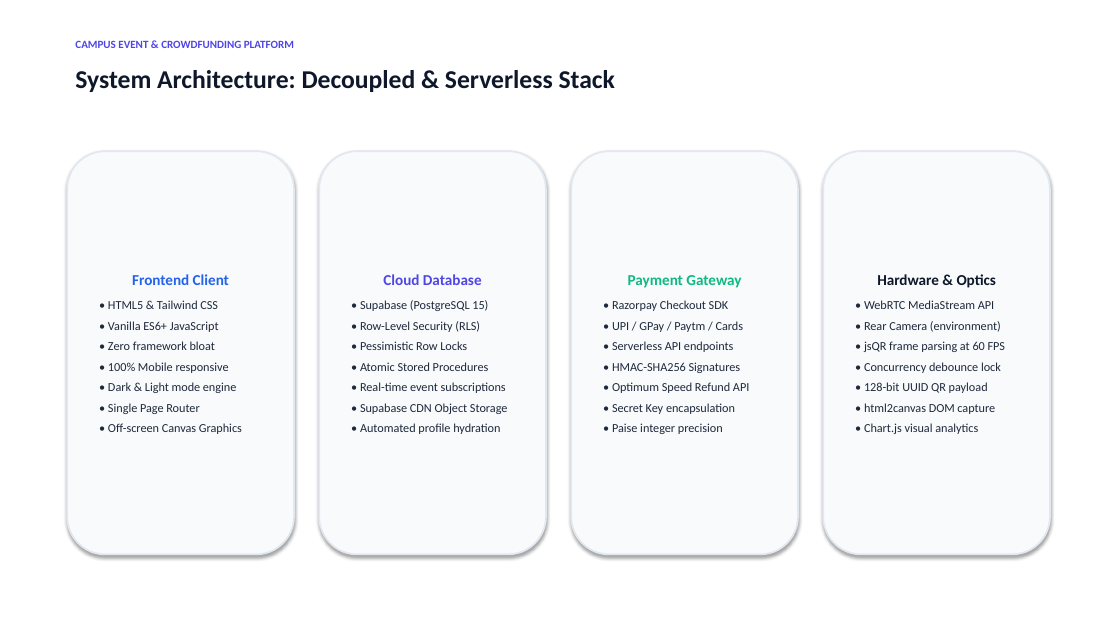
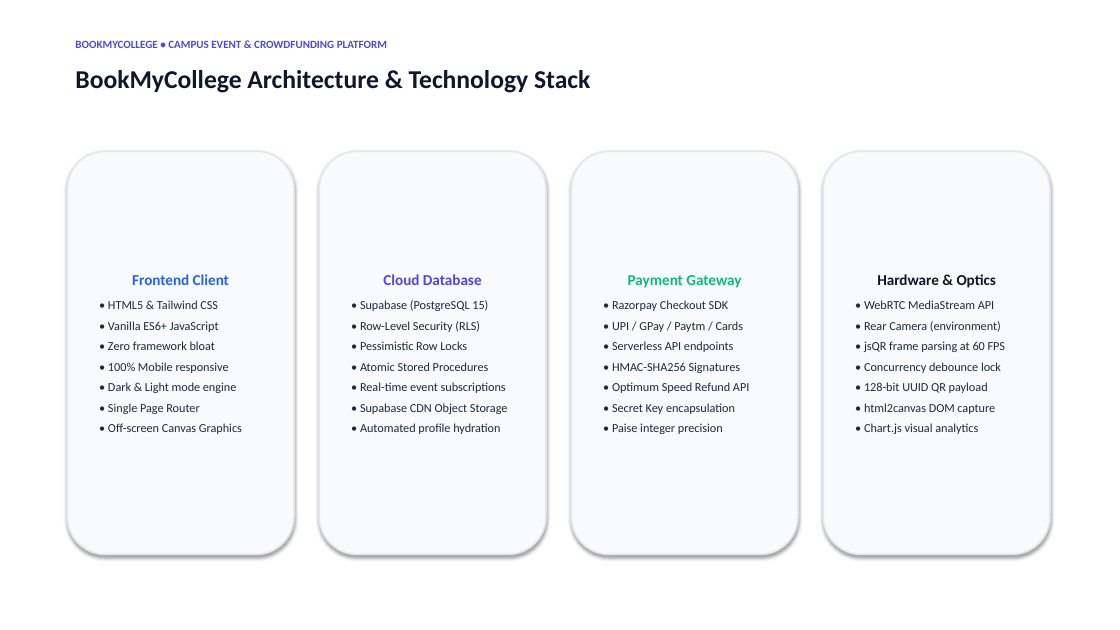
Before and after one commit to HarshitSingh-1/ITW, a slide deck: slide 4 of CAMPUS_EVENT_PLATFORM_PRESENTATION.pptx. Drawn at 1120x630 pixels with LibreOffice and Linux fonts; fonts in the diff are those of the drawing. Boxes give left, top, right and bottom in pixels: in the first picture for what was removed or moved away, otherwise in the second. Text is boxed around its words. In the diff, an @@ line names an element or a change of style, - is before the commit and + after.

Commit message:
branding: prominently integrate BookMyCollege across PowerPoint deck and viva guides

```diff
--- a/CAMPUS_EVENT_PLATFORM_PRESENTATION.pptx
+++ b/CAMPUS_EVENT_PLATFORM_PRESENTATION.pptx
@@ text at (75, 40, 387, 48): text changed @@
-CAMPUS EVENT & CROWDFUNDING PLATFORM
+BOOKMYCOLLEGE • CAMPUS EVENT & CROWDFUNDING PLATFORM
@@ text at (75, 70, 590, 93): text changed @@
-System Architecture: Decoupled & Serverless Stack
+BookMyCollege Architecture & Technology Stack
```
Also in this commit, not shown: 11 other slides changed, 3 other files.
